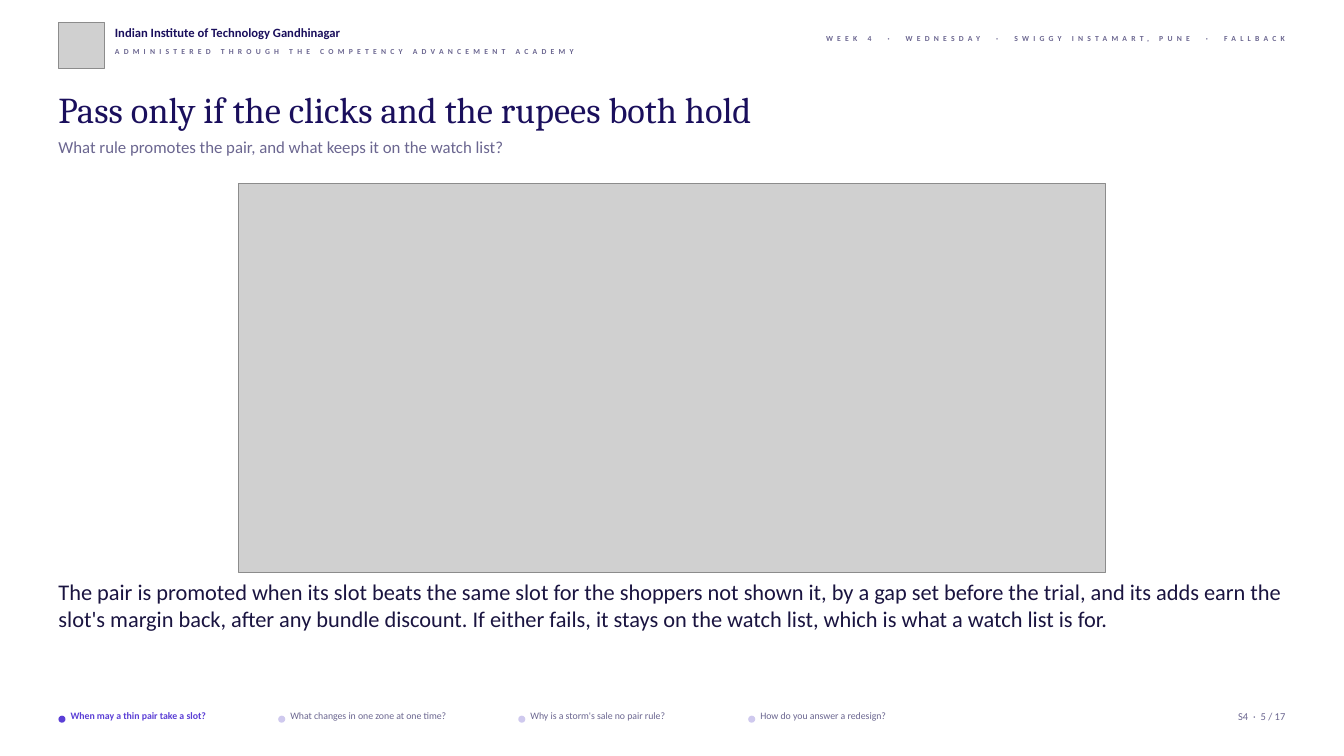
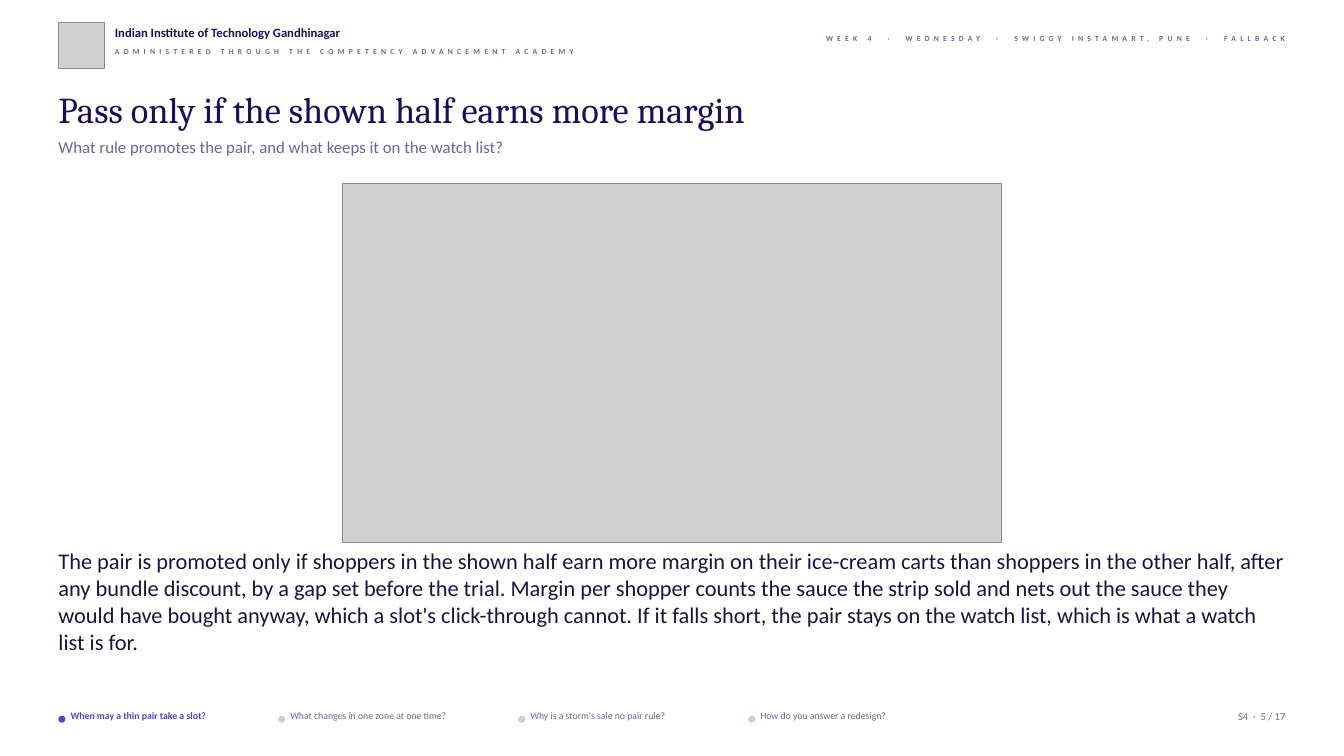
Before and after one commit to fde-academy-lab/c2-content-factory, a slide deck: slide 5 of content/W04/D3/slides/C2_W04_D03_fallback_STUDENT.pptx. Drawn at 1344x756 pixels with LibreOffice and Linux fonts; fonts in the diff are those of the drawing; grey boxes stand for pictures; background and template pictures are left out. Boxes give left, top, right and bottom in pixels: in the first picture for what was removed or moved away, otherwise in the second. Text is boxed around its words. In the diff, an @@ line names an element or a change of style, - is before the commit and + after.

```diff
--- a/content/W04/D3/slides/C2_W04_D03_fallback_STUDENT.pptx
+++ b/content/W04/D3/slides/C2_W04_D03_fallback_STUDENT.pptx
@@ text at (x1=58, y1=97, x2=745, y2=131): text changed @@
-Pass only if the clicks and the rupees both hold
+Pass only if the shown half earns more margin
@@ picture resized from (x1=239, y1=184, x2=1106, y2=573) to (x1=343, y1=184, x2=1001, y2=542) @@
@@ text at (x1=58, y1=553, x2=1283, y2=650): text changed @@
-The pair is promoted when its slot beats the same slot for the shoppers not shown it, by a gap set before the trial, and its adds earn the slot's margin back, after any bundle discount. If either fails, it stays on the watch list, which is what a watch list is for.
+The pair is promoted only if shoppers in the shown half earn more margin on their ice-cream carts than shoppers in the other half, after any bundle discount, by a gap set before the trial. Margin per shopper counts the sauce the strip sold and nets out the sauce they would have bought anyway, which a slot's click-through cannot. If it falls short, the pair stays on the watch list, which is what a watch list is for.
```
Also in this commit, not shown: 4 other slides changed, 10 other files.
